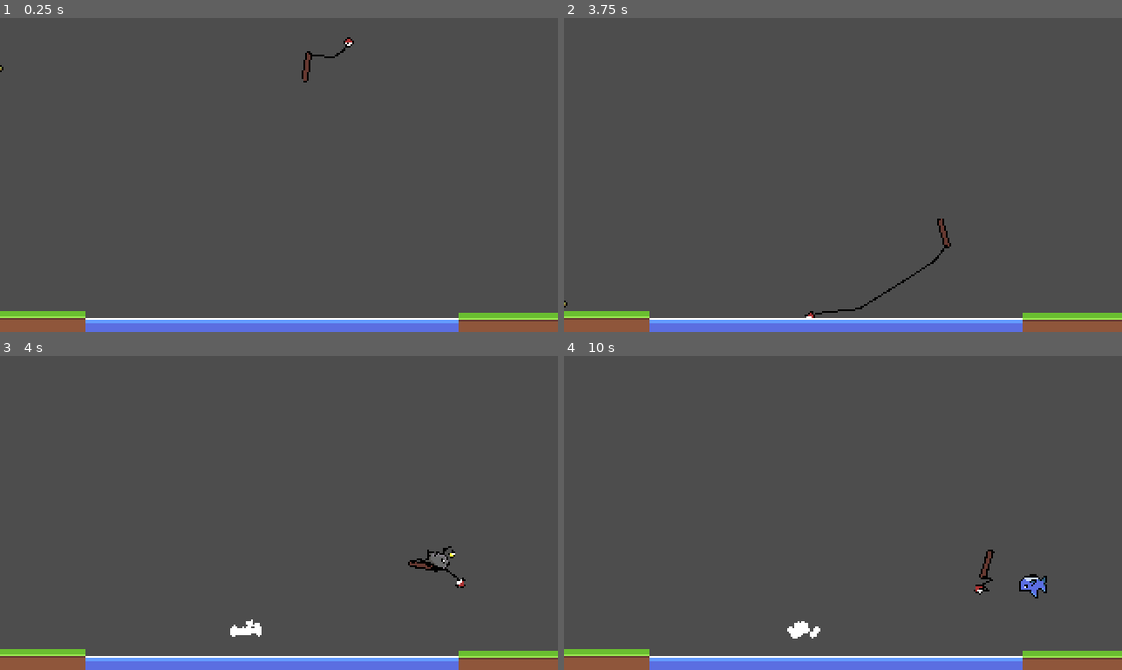
Above: before the commit, frames 1-4 (two rows, left to right).
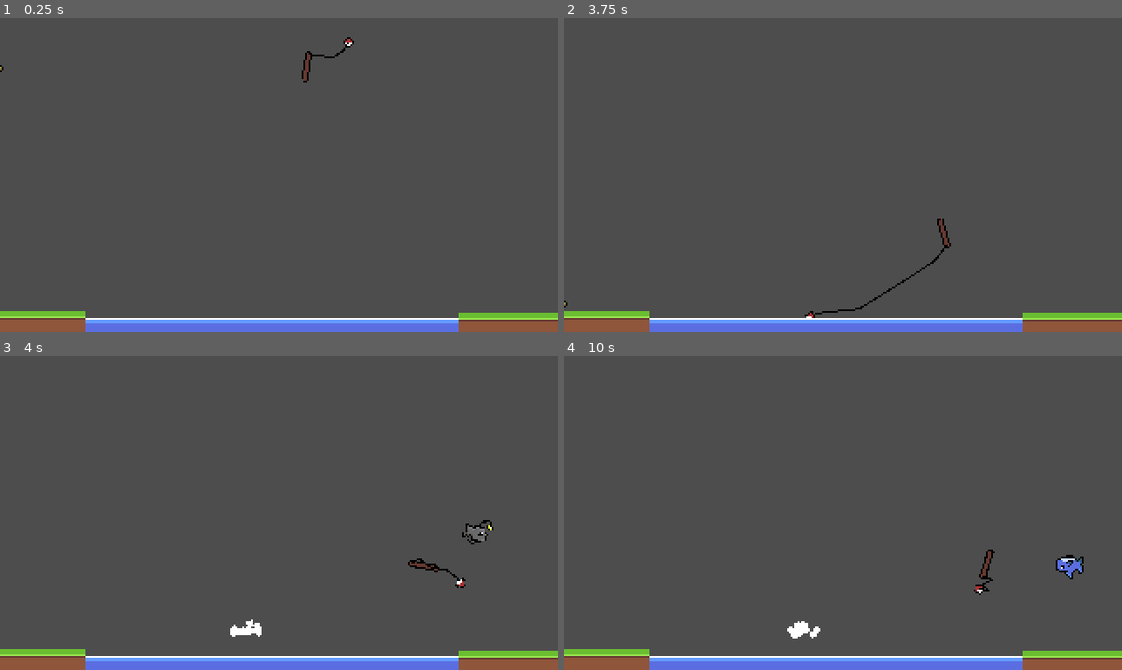
Above: after the commit, the same moments.

Repository: thomz12/LD58
Game: Godot game, scene res://scenes/main.tscn
The game is run twice, just before and just after one commit, with the same random seed, the same clock (stepped at 60 frames per second) and the same inputs.
Inputs (mouse positions are in pixels of both pictures, inside the frame that each line leads up to):
- Up to frame 1 (0.25 s): no input
- Up to frame 2 (3.75 s): move the mouse to (965, 159) at 0.52 s; move the mouse to (731, 190) at 1.27 s; move the mouse to (898, 105) at 2.02 s; move the mouse to (815, 237) at 2.77 s; move the mouse to (1010, 222) at 3.52 s
- Up to frame 3 (4 s): no input
- Up to frame 4 (10 s): move the mouse to (675, 465) at 4.27 s; move the mouse to (870, 513) at 5.02 s; move the mouse to (759, 434) at 5.77 s; move the mouse to (965, 497) at 6.52 s; move the mouse to (731, 528) at 7.27 s; move the mouse to (898, 443) at 8.02 s; move the mouse to (815, 575) at 8.77 s; move the mouse to (1010, 560) at 9.52 s

Frames 1-2 are identical in both runs. In frame 3, 0.4% of the frame differs, in the area x 75-89%, y 52-69%; in frame 4, 0.5%, in the area x 81-94%, y 63-78%.

Commit message:
Rod distance now determines pull force

Diff:
--- a/ld-58/scripts/fish.gd
+++ b/ld-58/scripts/fish.gd
@@ -6,10 +6,11 @@
 @export var data : FishType
 
 var launch_vector := Vector2.ZERO
-var launch_force := 600
+var launch_distance := 0.0
+var launch_force := 7.5
 
 func _ready() -> void:
-	apply_impulse.call_deferred(launch_vector * launch_force)
+	apply_impulse.call_deferred(launch_vector * (launch_force * launch_distance))
 	apply_torque_impulse.call_deferred(100)
 
 	assert(data, 'Fish without an identity. No data was set.')
--- a/ld-58/scripts/float.gd
+++ b/ld-58/scripts/float.gd
@@ -29,8 +29,8 @@
 			Events.float_return.emit()
 
 			var fish = Spawner.get_fish()
-			#fish.global_position.direction_to(rod)
 			fish.launch_vector = global_position.direction_to(rod.global_position)
+			fish.launch_distance = global_position.distance_to(rod.global_position)
 			add_child(fish)
 			Events.fish_caught.emit(fish.data)
 
